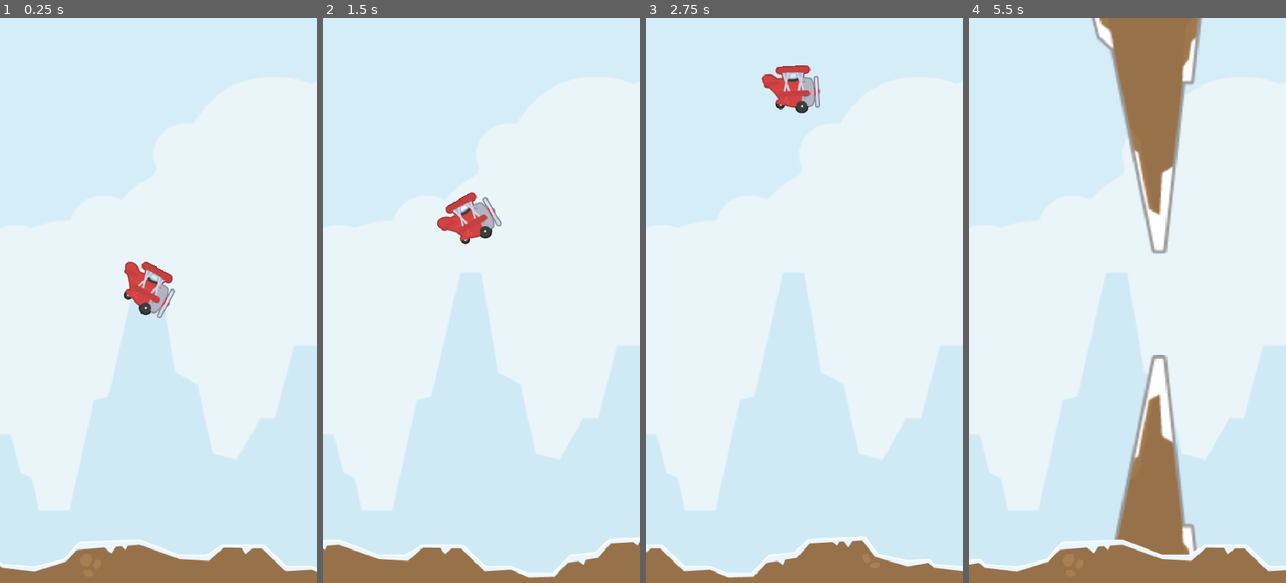
Above: before the commit, frames 1-4 (left to right).
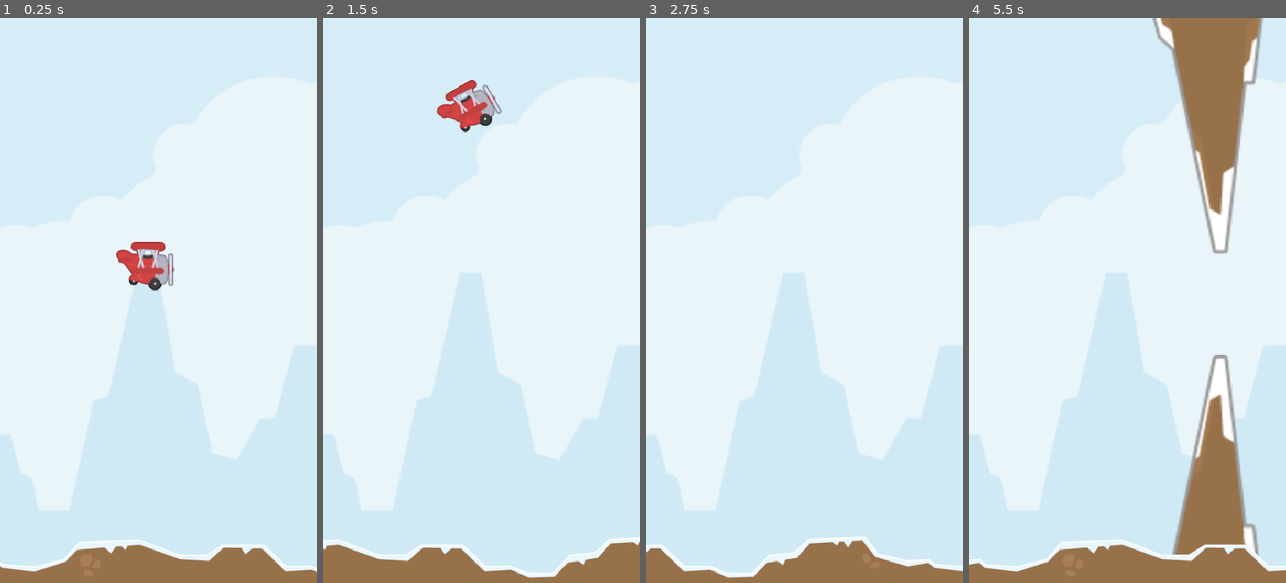
Above: after the commit, the same moments.

Repository: YaghoJP/flappy-bird-master
Game: Godot game, scene res://Scenes/world.tscn
Same seed, same stepped clock (60 frames per second), same inputs: the game is played once before the commit and once after it.
Inputs:
- Up to frame 1 (0.25 s): no input
- Up to frame 2 (1.5 s): tap Space (jump) at 0.6, 0.77, 1.07, 1.35 s
- Up to frame 3 (2.75 s): tap Space (jump) at 1.52, 1.82, 2.1 s
- Up to frame 4 (5.5 s): tap Space (jump) at 2.85, 3.02, 3.32, 3.6, 3.77, 4.07, 4.35, 4.52, 4.82, 5.1 s

The runs differ from the first frame. In frame 1, 1.5% of the frame differs, in the area x 36-56%, y 39-54%; in frame 2, 2.2%; in frame 3, 1.1%; in frame 4, 21%, in the area x 38-93%, y 0-96%.

Commit message:
Implementando a UI

Diff:
--- a/Ground/ground.gd
+++ b/Ground/ground.gd
@@ -33,8 +33,6 @@
 		onPlaneCrashed.emit(body)
 		stopMoveGround()
 		body.stopGravity()
-		pass
 
 func stopMoveGround() ->void:
 	speed = 0
-	pass
--- a/Managers/plane_manager.gd
+++ b/Managers/plane_manager.gd
@@ -1,5 +1,7 @@
 extends Node
 class_name PlaneManager
+
+signal onObstaclesStart
 
 @export_category('Variavles')
 @export var _currentIndexSkin: int = 0
@@ -13,7 +15,10 @@
 
 func setSkin(_indexSkin: int, _position: Vector2) -> void:
 	var _plane = _skins[_indexSkin].plane.instantiate()
-
 	add_child(_plane)
 
 	_plane.position = spawnPosition
+	_plane.onGameStarted.connect(onGamerStarted)
+
+func onGamerStarted() ->void:
+	onObstaclesStart.emit()
--- a/Planes/plane.gd
+++ b/Planes/plane.gd
@@ -1,5 +1,7 @@
 extends CharacterBody2D
 class_name Player
+
+signal onGameStarted
 
 @export_category('Variables')
 @export var _gravity: float = 1000.0
@@ -7,6 +9,7 @@
 @export var _maxSpeed: float = 400.0
 @export var _rotationSpeed: float = 2
 @export var isDead: bool = false
+@export var canPlay: bool = false
 
 func _physics_process(_delta: float) -> void:
 
@@ -16,7 +19,11 @@
 			return
 		velocity.y = _jumpForce
 		rotation = deg_to_rad(-30)
+		onGameStarted.emit()
+		canPlay = true
 
+	if !canPlay:
+		return
 	#Calculando a velocidade do Plane
 	velocity.y += _delta * _gravity
 	velocity.y = min(velocity.y, _maxSpeed)
--- a/Scenes/spawn_manager.gd
+++ b/Scenes/spawn_manager.gd
@@ -6,6 +6,15 @@
 @export_category('Objects')
 @export var _timer: Timer
 @export var _spawnPosition: Vector2 = Vector2(660, 450   )
+
+var auxTimer: bool = false
+func _ready() -> void:
+	_stopObstacles()
+
+func startTimer() -> void:
+	if !auxTimer:
+		auxTimer = true
+		_timer.start()
 
 func getRandomSpawnPosition() -> Vector2:
 	var _viewport: Rect2 = get_viewport_rect()
@@ -33,3 +42,7 @@
 	for child in _children:
 		if child is Obstacle:
 			child.canMove = false
+
+
+func _on_plane_manager_on_obstacles_start() -> void:
+	startTimer()
--- a/Scenes/world.gd
+++ b/Scenes/world.gd
@@ -1,5 +1,4 @@
 extends Node2D
 class_name World
 
-func _on_obstacle_on_plane_crashed():
-	print('Bateu')
+var score: int = 0
--- a/Scenes/world.tscn
+++ b/Scenes/world.tscn
@@ -39,4 +39,5 @@
 [node name="Ground" parent="." instance=ExtResource("10_ikia7")]
 position = Vector2(0, 819)
 
+[connection signal="onObstaclesStart" from="PlaneManager" to="SpawnManager" method="_on_plane_manager_on_obstacles_start"]
 [connection signal="timeout" from="SpawnManager/SpawnTimer" to="SpawnManager" method="_on_spawn_timer_timeout"]
--- /dev/null
+++ b/UI/UI/ui.tscn
@@ -0,0 +1,35 @@
+[gd_scene load_steps=2 format=3 uid="uid://b0t1f6mkgcutg"]
+
+[ext_resource type="Texture2D" uid="uid://dhcfq1juug1ru" path="res://UI/UI/textGetReady.png" id="1_n24b0"]
+
+[node name="UI" type="Control"]
+layout_mode = 3
+anchors_preset = 15
+anchor_right = 1.0
+anchor_bottom = 1.0
+grow_horizontal = 2
+grow_vertical = 2
+
+[node name="MarginContainer" type="MarginContainer" parent="."]
+layout_mode = 1
+anchors_preset = 15
+anchor_right = 1.0
+anchor_bottom = 1.0
+grow_horizontal = 2
+grow_vertical = 2
+
+[node name="HBoxContainer" type="HBoxContainer" parent="MarginContainer"]
+layout_mode = 2
+size_flags_horizontal = 4
+
+[node name="VBoxContainer" type="VBoxContainer" parent="MarginContainer/HBoxContainer"]
+layout_mode = 2
+size_flags_horizontal = 4
+size_flags_vertical = 4
+
+[node name="TextureRect" type="TextureRect" parent="MarginContainer/HBoxContainer/VBoxContainer"]
+layout_mode = 2
+size_flags_horizontal = 4
+size_flags_vertical = 4
+texture = ExtResource("1_n24b0")
+stretch_mode = 5
